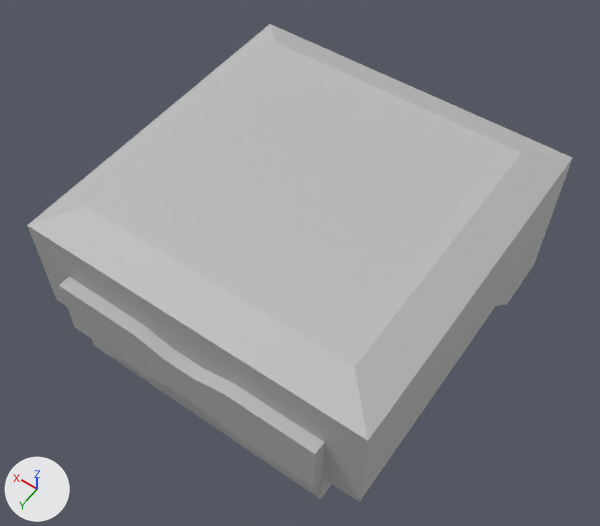
The FBX model Assets/Objects/control_station.fbx, before and after one commit.
Both versions are drawn from a 50 mm lens placed at (-0.178, 0.256, 0.433), pointed at (-0.002, 0.011, 0.047). Arrows for +X, +Y and +Z are at lower left; the lights stay in place. Where no turn or scale is listed for an object, it has been applied to the vertices.
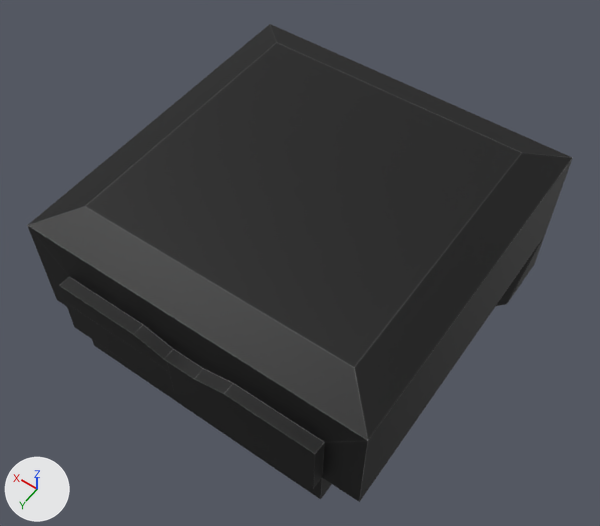
The change in detail:
Picture 'control_station.psd' (img_control_station_psd) is new.
In material 'phong1' (mat_phong1), base_color is no longer (0.5, 0.5, 0.5), grey #bcbcbc.
In material 'phong1' (mat_phong1), texture is now set to img_control_station_psd.

Pixel boxes (x1, y1, x2, y2) of what changed, in the pictures (600 x 526 px):
'pPlane1', surface changed (grey to black)
    both: (27, 24, 572, 502)
